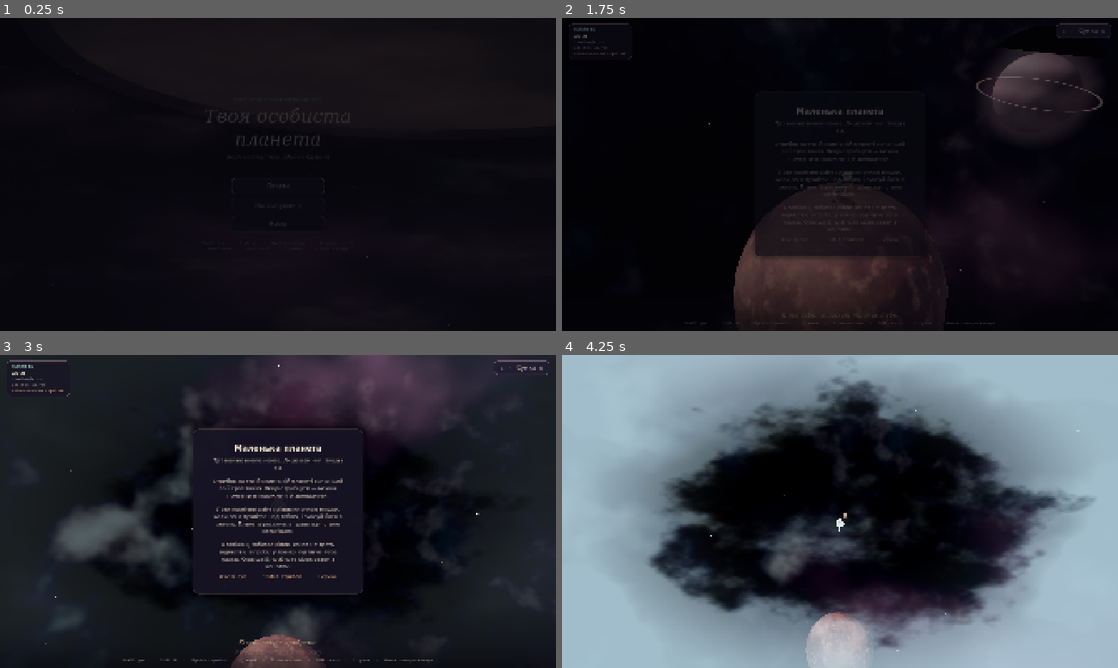
Above: before the commit, frames 1-4 (two rows, left to right).
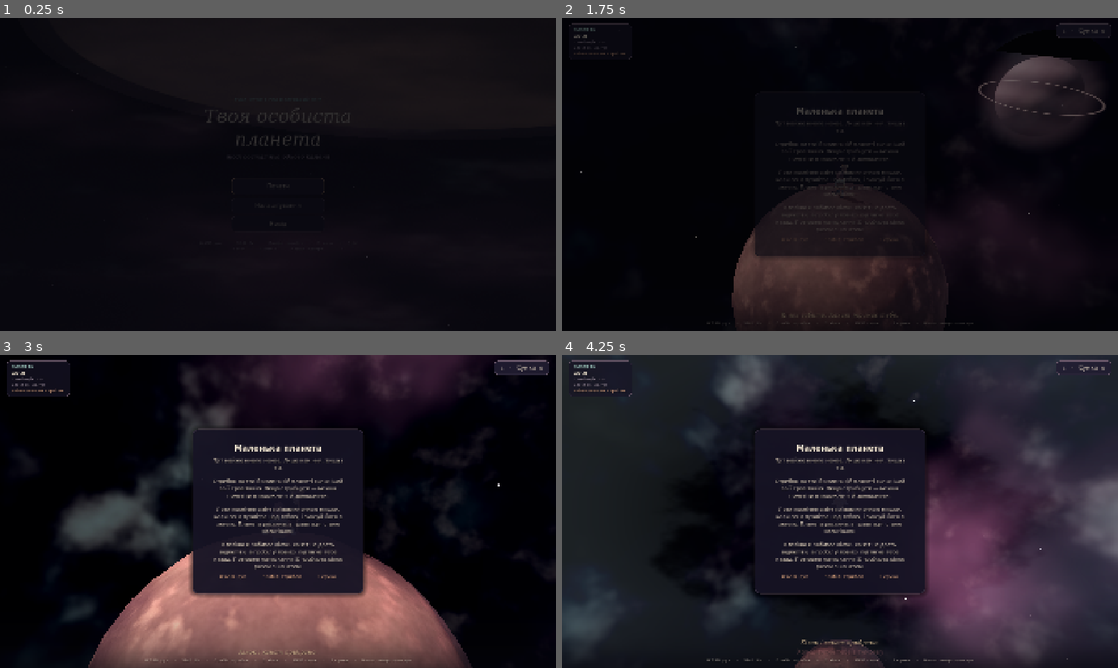
Above: after the commit, the same moments.

Repository: krabikdev/your-personal-planet
Game: Godot game, scene res://ui/main_menu.tscn
Two runs of this game, one before a commit and one after it. Both use one fixed random seed, a clock stepped at 60 frames per second and the inputs below.
Inputs (mouse positions are in pixels of both pictures, inside the frame that each line leads up to):
- Up to frame 1 (0.25 s): no input
- Up to frame 2 (1.75 s): tap Enter at 0.5 s; move the mouse to (962, 158) at 0.52 s; hold D (move_right) 0.53-1.28 s; hold Q (plant, bound only before the commit) 0.53-1.28 s; click (962, 158) at 0.67 s; tap Space (jump) at 0.77, 1.07, 1.52 s; tap E (unplant, bound only before the commit) at 0.8, 1.35 s; move the mouse to (812, 174) at 1.27 s; hold W (move_forward) from 1.28 s (still down); tap Q (plant, bound only before the commit) at 1.55 s
- Up to frame 3 (3 s): keep holding W (move_forward); tap Space (jump) at 1.82 s; move the mouse to (289, 505) at 2.02 s; press the mouse at (289, 505) at 2.03 s; tap E (unplant, bound only before the commit) at 2.3 s; move the mouse to (272, 517) at 2.77 s; release the mouse at (272, 517) at 2.78 s; tap Q (plant, bound only before the commit) at 2.85 s; click (272, 517) at 2.92 s
- Up to frame 4 (4.25 s): keep holding W (move_forward); tap Space (jump) at 3.02, 3.32, 3.77, 4.07 s; move the mouse to (878, 514) at 3.52 s; hold Shift (run) from 3.53 s (still down); tap E (unplant, bound only before the commit) at 3.8 s

The runs differ from the first frame. In frame 2, 0.7% of the frame differs, in the area x 3-98%, y 9-98%; in frame 3, 57%; in frame 4, 87%, in the area x 0-100%, y 0-100%.

Commit message:
fix: keep the rope attached at both ends and toggle the stake with E

Diff:
--- a/project.godot
+++ b/project.godot
@@ -87,12 +87,7 @@
 "events": Array[InputEventKey]([Object(InputEventKey,"resource_local_to_scene":false,"resource_name":"","device":-1,"wi …(216 unchanged characters)…
 ])
 }
-plant={
-"deadzone": 0.2,
-"events": Array[InputEventKey]([Object(InputEventKey,"resource_local_to_scene":false,"resource_name":"","device":-1,"window_id":0,"alt_pressed":false,"shift_pressed":false,"ctrl_pressed":false,"meta_pressed":false,"pressed":false,"keycode":0,"physical_keycode":81,"key_label":0,"unicode":0,"location":0,"echo":false,"script":null)
-])
-}
-unplant={
+stake={
 "deadzone": 0.2,
 "events": Array[InputEventKey]([Object(InputEventKey,"resource_local_to_scene":false,"resource_name":"","device":-1,"wi …(211 unchanged characters)…
 ])
--- a/scripts/game/game.gd
+++ b/scripts/game/game.gd
@@ -99,12 +99,11 @@
 		_player.swing_net()
 		get_viewport().set_input_as_handled()
 		return
-	if event.is_action_pressed("plant") and _state == State.PLAYING:
-		_player.plant_stake()
-		get_viewport().set_input_as_handled()
-		return
-	if event.is_action_pressed("unplant") and _state == State.PLAYING:
-		_player.remove_stake()
+	if event.is_action_pressed("stake") and _state == State.PLAYING:
+		if _rope.is_planted():
+			_player.remove_stake()
+		else:
+			_player.plant_stake()
 		get_viewport().set_input_as_handled()
 		return
 	if (
--- a/scripts/game/rope_anchor.gd
+++ b/scripts/game/rope_anchor.gd
@@ -178,7 +178,7 @@
 		return
 	var direction: Vector3 = offset / length
 	var basis := Basis(Quaternion(Vector3.UP, direction))
-	basis = basis.scaled(Vector3(1.0, length, 1.0))
+	basis = basis * Basis.from_scale(Vector3(1.0, length, 1.0))
 	_rope.global_transform = Transform3D(basis, (from + to) * 0.5)
 
 
--- a/scripts/ui/game_hud.gd
+++ b/scripts/ui/game_hud.gd
@@ -137,6 +137,5 @@
 func _populate_controls() -> void:
 	_controls_label.text = (
 		"WASD  рух     ·     Shift  біг     ·     Пробіл  стрибок     ·     "
-		+ "Q  кілок     ·     E  зняти кілок     ·     ЛКМ  сачок     ·     I  сумка"
-		+ "     ·     Миша  поворот камери"
+		+ "E  кілок     ·     ЛКМ  сачок     ·     I  сумка     ·     Миша  поворот камери"
 	)
--- a/tests/test_rope_anchor.gd
+++ b/tests/test_rope_anchor.gd
@@ -10,17 +10,28 @@
 	return game
 
 
-func test_plant_action_is_mapped_to_q() -> void:
-	assert_true(InputMap.has_action("plant"), "Q should be mapped to the plant action")
+func test_stake_action_is_mapped_to_e() -> void:
+	assert_true(InputMap.has_action("stake"), "E should be mapped to the stake action")
+	var found_e: bool = false
+	for event: InputEvent in InputMap.action_get_events("stake"):
+		if event is InputEventKey and (event as InputEventKey).physical_keycode == KEY_E:
+			found_e = true
+	assert_true(found_e, "the stake should be planted with E")
 
 
-func test_unplant_action_is_mapped_to_e() -> void:
-	assert_true(InputMap.has_action("unplant"), "E should be mapped to the unplant action")
-	var found_e: bool = false
-	for event: InputEvent in InputMap.action_get_events("unplant"):
-		if event is InputEventKey and (event as InputEventKey).physical_keycode == KEY_E:
-			found_e = true
-	assert_true(found_e, "the stake should be removed with E")
+func test_pressing_e_toggles_the_stake() -> void:
+	var game: Game = _make_game()
+	await wait_physics_frames(3)
+	var player: Boy = game.get_node("Player") as Boy
+
+	var press := InputEventAction.new()
+	press.action = "stake"
+	press.pressed = true
+	game._unhandled_input(press)
+	assert_true(player.rope.is_planted(), "the first E should plant the stake")
+
+	game._unhandled_input(press)
+	assert_false(player.rope.is_planted(), "the second E should pull the stake out")
 
 
 func test_the_boy_hammers_a_stake_into_the_ground() -> void:
--- a/tools/configure_project.gd
+++ b/tools/configure_project.gd
@@ -11,8 +11,7 @@
 	"move_right": [KEY_D, KEY_RIGHT],
 	"jump": [KEY_SPACE],
 	"interact": [],
-	"plant": [KEY_Q],
-	"unplant": [KEY_E],
+	"stake": [KEY_E],
 	"inventory": [KEY_I],
 	"pause": [KEY_ESCAPE],
 }
--- a/tools/visual_stage.gd
+++ b/tools/visual_stage.gd
@@ -114,6 +114,29 @@
 			await get_tree().create_timer(0.3).timeout
 			anchored.global_position += anchored.get_up() * 4.0
 			await get_tree().create_timer(0.3).timeout
+		"rope_walk":
+			var walk_rig: CameraRig = game.get_node("CameraRig") as CameraRig
+			walk_rig.base_lift = 1.6
+			walk_rig.base_distance = 5.5
+			await get_tree().create_timer(0.4).timeout
+			var walker: Boy = game.get_node("Player") as Boy
+			walker.plant_stake()
+			await get_tree().create_timer(0.3).timeout
+			Input.action_press("move_right")
+			await get_tree().create_timer(1.2).timeout
+			Input.action_release("move_right")
+			await get_tree().create_timer(0.4).timeout
+		"rope_side":
+			var side_rig: CameraRig = game.get_node("CameraRig") as CameraRig
+			side_rig.base_lift = 2.2
+			side_rig.base_distance = 8.0
+			await get_tree().create_timer(0.4).timeout
+			var sider: Boy = game.get_node("Player") as Boy
+			sider.plant_stake()
+			await get_tree().create_timer(0.3).timeout
+			var side: Vector3 = side_rig.get_tangent_right(sider.get_up())
+			sider.global_position += side * 2.6 + sider.get_up() * 1.4
+			await get_tree().create_timer(0.35).timeout
 		"debris_approach":
 			var approach: DebrisManager = game.get_node("DebrisManager") as DebrisManager
 			approach.force_spawn()
--- a/ui/game_hud.tscn
+++ b/ui/game_hud.tscn
@@ -233,7 +233,7 @@
 
 Лови космічне сміття лівою кнопкою мишки, коли воно пролітає над тобою, і вмазуй його в землю. Планета ростиме, а гравітація стане сильнішою.
 
-Клавіша Q забиває кілок: канат не дасть відлетіти, а пробіл у повітрі підтягне тебе назад. Клавіша E прибирає кілок разом з канатом."
+Клавіша E забиває кілок: канат не дасть відлетіти, а пробіл у повітрі підтягне тебе назад. Повторне натискання E прибирає кілок разом з канатом."
 horizontal_alignment = 1
 autowrap_mode = 3
 
--- a/ui/main_menu.tscn
+++ b/ui/main_menu.tscn
@@ -105,7 +105,7 @@
 [node name="Footer" type="Label" parent="MarginContainer/VBoxContainer"]
 layout_mode = 2
 theme_type_variation = &"SmallLabel"
-text = "WASD  рух     ·     Shift  біг     ·     Пробіл  стрибок     ·     Q  кілок     ·     E  зняти кілок     ·     ЛКМ  сачок     ·     I  сумка     ·     Мишка  камера"
+text = "WASD  рух     ·     Shift  біг     ·     Пробіл  стрибок     ·     E  кілок     ·     ЛКМ  сачок     ·     I  сумка     ·     Мишка  камера"
 horizontal_alignment = 1
 autowrap_mode = 3
 
--- a/ui/settings_panel.tscn
+++ b/ui/settings_panel.tscn
@@ -131,7 +131,7 @@
 layout_mode = 2
 theme_type_variation = &"SmallLabel"
 text = "WASD — рух     ·     Shift — біг     ·     Пробіл — стрибок
-Q — забити кілок     ·     E — зняти кілок і канат     ·     ЛКМ — замахнутися сачком
+E — забити кілок, повторне натискання — зняти його     ·     ЛКМ — замахнутися сачком
 I — сумка     ·     рухай мишкою — поворот камери"
 autowrap_mode = 3
 
